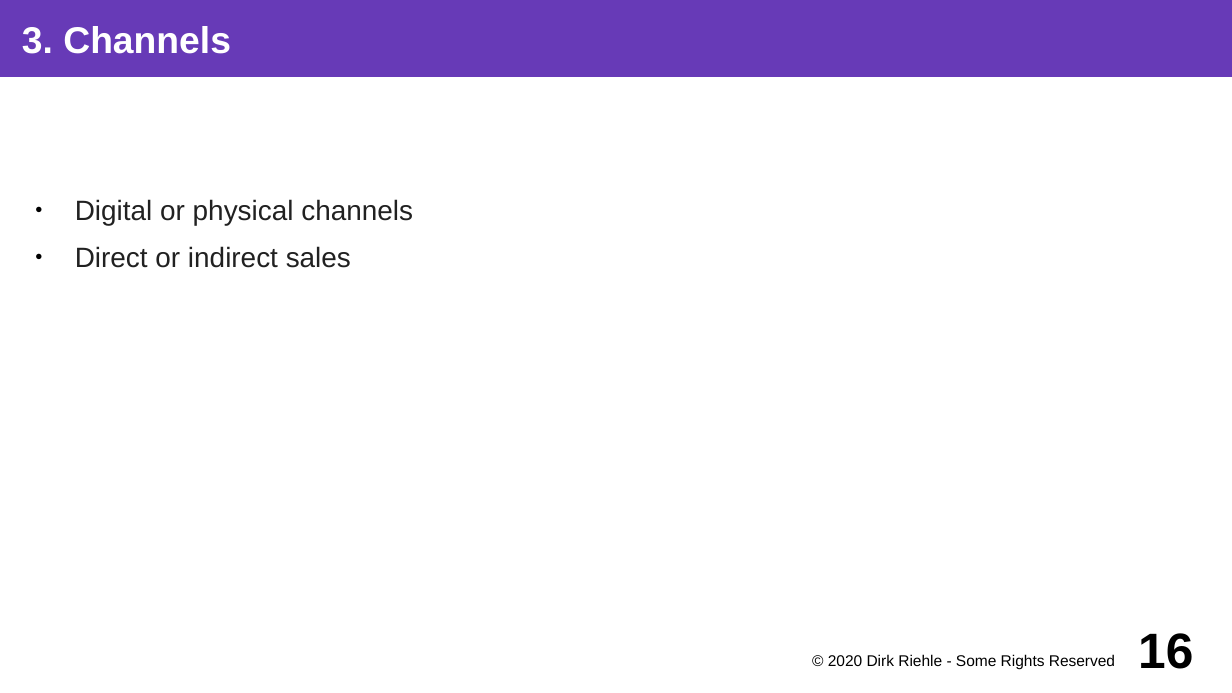
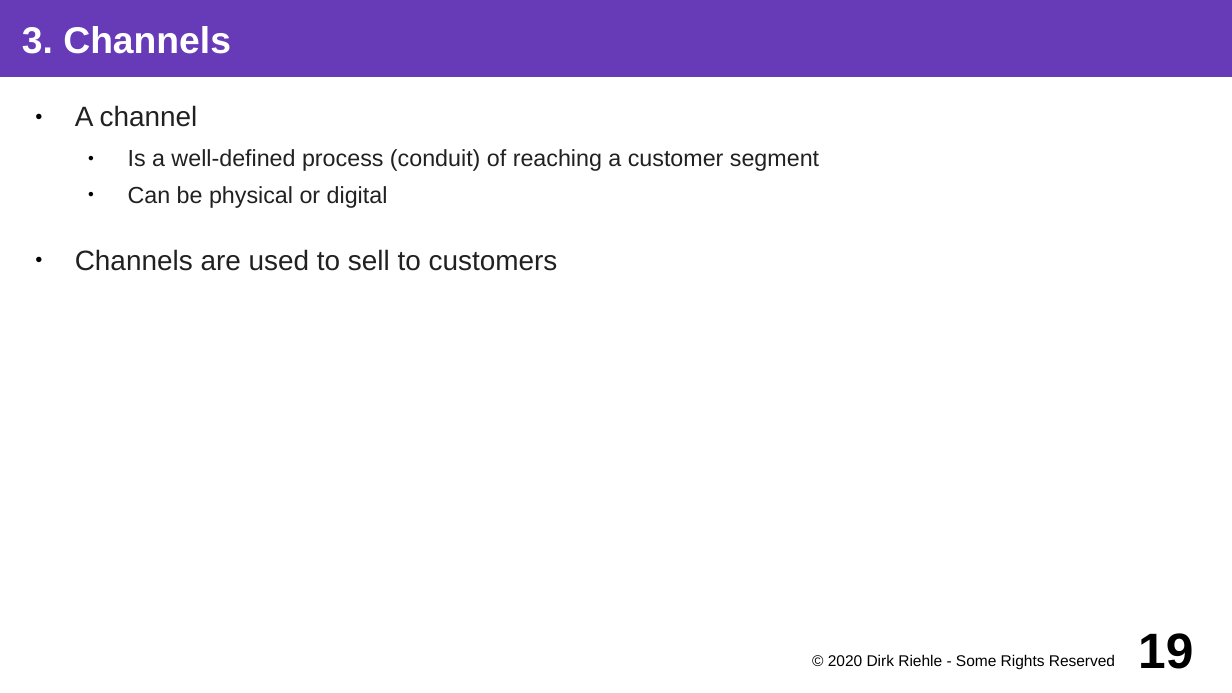
Before and after one commit to dirkriehle/coss-course, a slide deck: slide 19 of Lecture slides/COSS B04 - Business Models.odp (slide 16 before the commit). Drawn at 1232x693 pixels with LibreOffice and Linux fonts; fonts in the diff are those of the drawing. Boxes give left, top, right and bottom in pixels: in the first picture for what was removed or moved away, otherwise in the second. Text is boxed around its words. In the diff, an @@ line names an element or a change of style, - is before the commit and + after.

```diff
--- a/Lecture slides/COSS B04 - Business Models.odp
+++ b/Lecture slides/COSS B04 - Business Models.odp
@@ text at (75,105,819,271): text changed; size 18 to 15 pt @@
-● Digital or physical channels
-● Direct or indirect sales
+● A channel
+  ● Is a well-defined process (conduit) of reaching a customer segment
+  ● Can be physical or digital
+● Channels are used to sell to customers
@@ page number at (1138,633,1193,669): text changed @@
-16
+19
```
Also in this commit, not shown: 13 other slides changed, 22 slides added, 2 slides removed, 3 other files.
